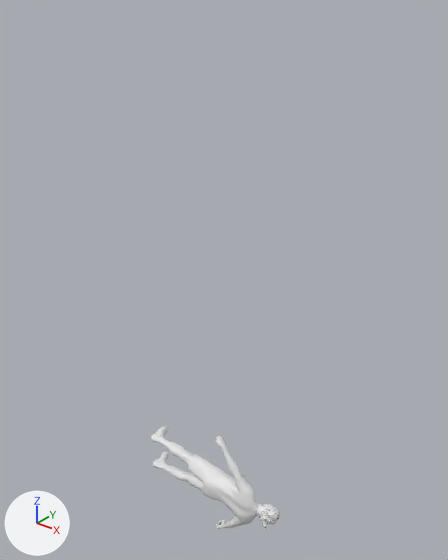
An edit to the OBJ model Resources/person4/model.obj, drawn before and after from the same camera.
The view is the same before and after, from a camera (50 mm lens) standing at (2.61, -3.15, 3.96) and looking at (-0.02, 0.14, 1.92). The axes (+X, +Y, +Z) are drawn at lower left. The lights are the same throughout. Materials are left out; every surface is plain grey. Where no turn or scale is listed for an object, it has been applied to the vertices. Vertices at the same position are counted once.

Script lines for the objects in view, before the commit:
```python
me_obj1 = bpy.data.meshes.new('obj1')
me_obj1.from_pydata(...)  # 5450 vertices, 10385 faces; spans x -0.749..0.441, y -0.099..0.167, z -0.271..0.266
me_obj1.materials.append(mat_mat0)
me_obj2 = bpy.data.meshes.new('obj2')
me_obj2.from_pydata(...)  # 428 vertices, 748 faces; spans x 0.354..0.4831, y -0.0493..0.0997, z -0.07..0.0685
me_obj2.materials.append(mat_mat1)
me_obj6 = bpy.data.meshes.new('obj6')
me_obj6.from_pydata(...)  # 3009 vertices, 5595 faces; spans x 0.307..0.632, y -0.053..0.12, z -0.076..0.074
me_obj6.materials.append(mat_mat4)
me_obj7 = bpy.data.meshes.new('obj7')
me_obj7.from_pydata(...)  # 385 vertices, 734 faces; spans x 0.5387..0.5577, y 0.0774..0.0915, z -0.0334..0.0295
me_obj7.materials.append(mat_mat5)
me_obj8 = bpy.data.meshes.new('obj8')
me_obj8.from_pydata(...)  # 4814 vertices, 8302 faces; spans x 0.497..0.636, y -0.107..0.088, z -0.062..0.06
me_obj8.materials.append(mat_mat6)
ob_obj1 = bpy.data.objects.new('obj1', me_obj1)
ob_obj1.location = (0.0, 0.0, 0.0)
ob_obj2 = bpy.data.objects.new('obj2', me_obj2)
ob_obj2.location = (0.0, 0.0, 0.0)
ob_obj6 = bpy.data.objects.new('obj6', me_obj6)
ob_obj6.location = (0.0, 0.0, 0.0)
ob_obj7 = bpy.data.objects.new('obj7', me_obj7)
ob_obj7.location = (0.0, 0.0, 0.0)
ob_obj8 = bpy.data.objects.new('obj8', me_obj8)
ob_obj8.location = (0.0, 0.0, 0.0)
```
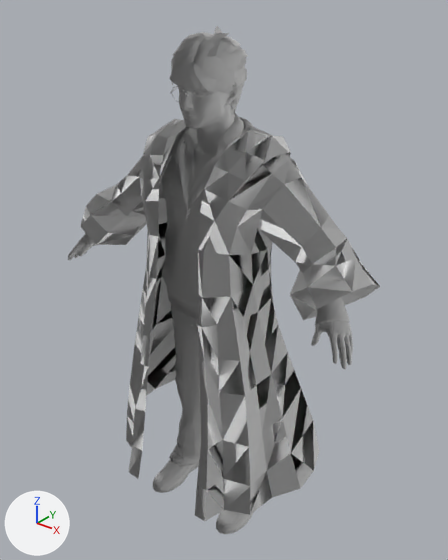
Edits to the bpy script that builds the scene:
```text
Change me_obj1:
    used by ob_obj1; location = (0.0, 0.0, 0.0)
    remove me_obj1.from_pydata(...)  # 5450 vertices, 10385 faces; spans x -0.749..0.441, y -0.099..0.167, z -0.271..0.266
    add me_obj1.from_pydata(...)  # 1268 vertices, 2465 faces; spans x -1.164..1.17, y -0.331..0.416, z 1.775..3.185
    me_obj1 part 1: 5450 vertices removed from x -0.749..0.441, y -0.099..0.167, z -0.271..0.266
    me_obj1 part 2: 1268 vertices added at x -1.164..1.17, y -0.331..0.416, z 1.775..3.185
    me_obj1 part 3: the surface is now shaded smooth
Change me_obj2:
    used by ob_obj2; location = (0.0, 0.0, 0.0)
    remove me_obj2.from_pydata(...)  # 428 vertices, 748 faces; spans x 0.354..0.4831, y -0.0493..0.0997, z -0.07..0.0685
    add me_obj2.from_pydata(...)  # 1226 vertices, 2416 faces; spans x -0.46..0.4628, y -0.3877..0.2883, z 0.0001..2.1031
    me_obj2 part 4: 428 vertices removed from x 0.354..0.4831, y -0.0493..0.0997, z -0.07..0.0685; 1226 vertices added at x -0.46..0.4628, y -0.3877..0.2883, z 0.0001..2.1031
    me_obj2 part 5: the surface is now shaded smooth
Change me_obj6:
    used by ob_obj6; location = (0.0, 0.0, 0.0)
    remove me_obj6.from_pydata(...)  # 3009 vertices, 5595 faces; spans x 0.307..0.632, y -0.053..0.12, z -0.076..0.074
    add me_obj6.from_pydata(...)  # 1380 vertices, 1441 faces; spans x -0.224..0.231, y -0.304..0.203, z 3.16..3.715
    me_obj6 part 6: 3009 vertices removed from x 0.307..0.632, y -0.053..0.12, z -0.076..0.074
    me_obj6 part 7: 1380 vertices added at x -0.224..0.231, y -0.304..0.203, z 3.16..3.715
    me_obj6 part 8: the surface is now shaded smooth
Change me_obj7:
    used by ob_obj7; location = (0.0, 0.0, 0.0)
    remove me_obj7.from_pydata(...)  # 385 vertices, 734 faces; spans x 0.5387..0.5577, y 0.0774..0.0915, z -0.0334..0.0295
    add me_obj7.from_pydata(...)  # 1124 vertices, 2216 faces; spans x -1.2639..1.2667, y -0.3739..-0.0381, z 1.9036..2.2891
    me_obj7 part 9: 562 vertices added at x -1.2639..-0.947, y -0.3739..-0.0414, z 1.9036..2.2885
    me_obj7 part 10: 562 vertices added at x 0.9472..1.2667, y -0.3739..-0.0381, z 1.9036..2.2891
Change me_obj8:
    used by ob_obj8; location = (0.0, 0.0, 0.0)
    remove me_obj8.from_pydata(...)  # 4814 vertices, 8302 faces; spans x 0.497..0.636, y -0.107..0.088, z -0.062..0.06
    add me_obj8.from_pydata(...)  # 2568 vertices, 5016 faces; spans x -0.227..0.23, y -0.293..0.202, z 2.856..3.627
    me_obj8 part 11: 4814 vertices removed from x 0.497..0.636, y -0.107..0.088, z -0.062..0.06
    me_obj8 part 12: 2568 vertices added at x -0.227..0.23, y -0.293..0.202, z 2.856..3.627
    me_obj8 part 13: the surface is now shaded smooth
Add me_obj12:
    me_obj12.from_pydata(...)  # 145 vertices, 236 faces; spans x -0.83..0.88, y -0.64..0.55, z 0.38..2.61
Add me_obj11:
    me_obj11.from_pydata(...)  # 183 vertices, 334 faces; spans x -1.2..1.19, y -0.42..0.57, z 2.01..3.11
Add ob_obj12:
    ob_obj12 = bpy.data.objects.new('obj12', me_obj12)
    ob_obj12.location = (0.0, 0.0, 0.0)
Add ob_obj11:
    ob_obj11 = bpy.data.objects.new('obj11', me_obj11)
    ob_obj11.location = (0.0, 0.0, 0.0)
```

Where the change shows, as pixel boxes [x1, y1, x2, y2] in the pictures (448 x 560 px):
'obj12', added: after [126, 198, 319, 521]
'obj11', added: after [80, 119, 380, 320]
'obj1', reshaped (151% wider, 112% taller): before [151, 426, 256, 526]; after [85, 113, 350, 326]
'obj2', reshaped: before [253, 500, 258, 517]; after [153, 304, 253, 534]
'obj6', reshaped: before [255, 503, 279, 516]; after [169, 26, 248, 114]
'obj8', reshaped: before [259, 509, 280, 529]; after [177, 84, 238, 155]
'obj7', reshaped (not visible before): after [68, 235, 353, 369]
part 1 of me_obj1, deleted: before [151, 426, 256, 526]
part 2 of me_obj1, added: after [85, 113, 350, 326]
part 4 of me_obj2, built on: before [253, 500, 258, 517]; after [153, 304, 253, 534]
part 6 of me_obj6, deleted: before [255, 503, 279, 516]
part 7 of me_obj6, added: after [169, 26, 248, 114]
part 9 of me_obj7, added: after [68, 235, 94, 260]
part 10 of me_obj7, added: after [311, 321, 353, 369]
part 11 of me_obj8, deleted: before [259, 509, 280, 529]
part 12 of me_obj8, added: after [177, 84, 238, 155]
